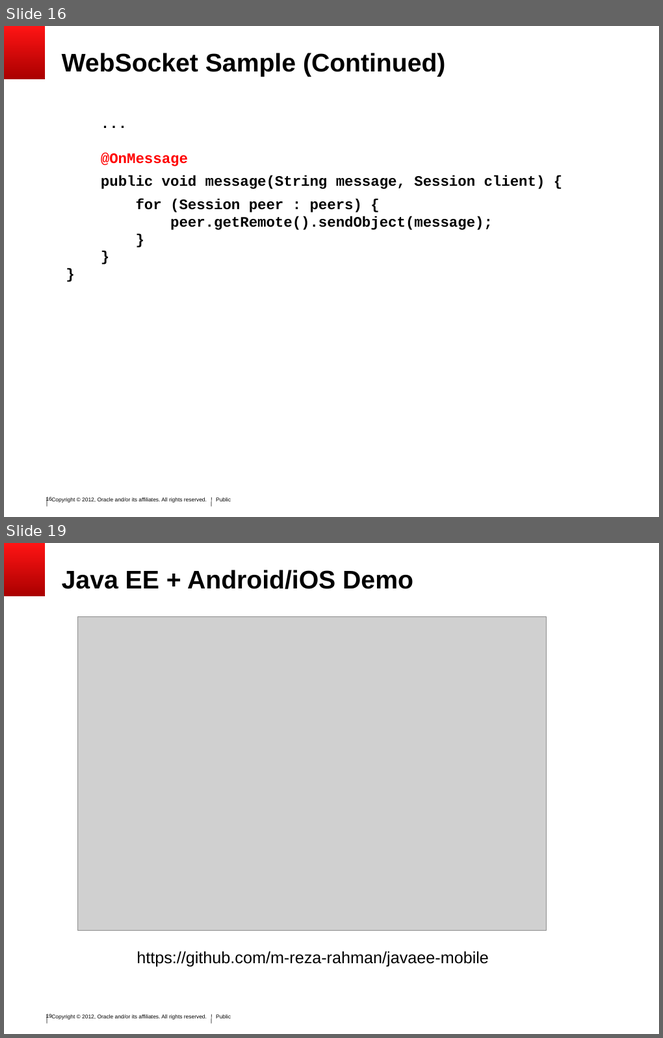
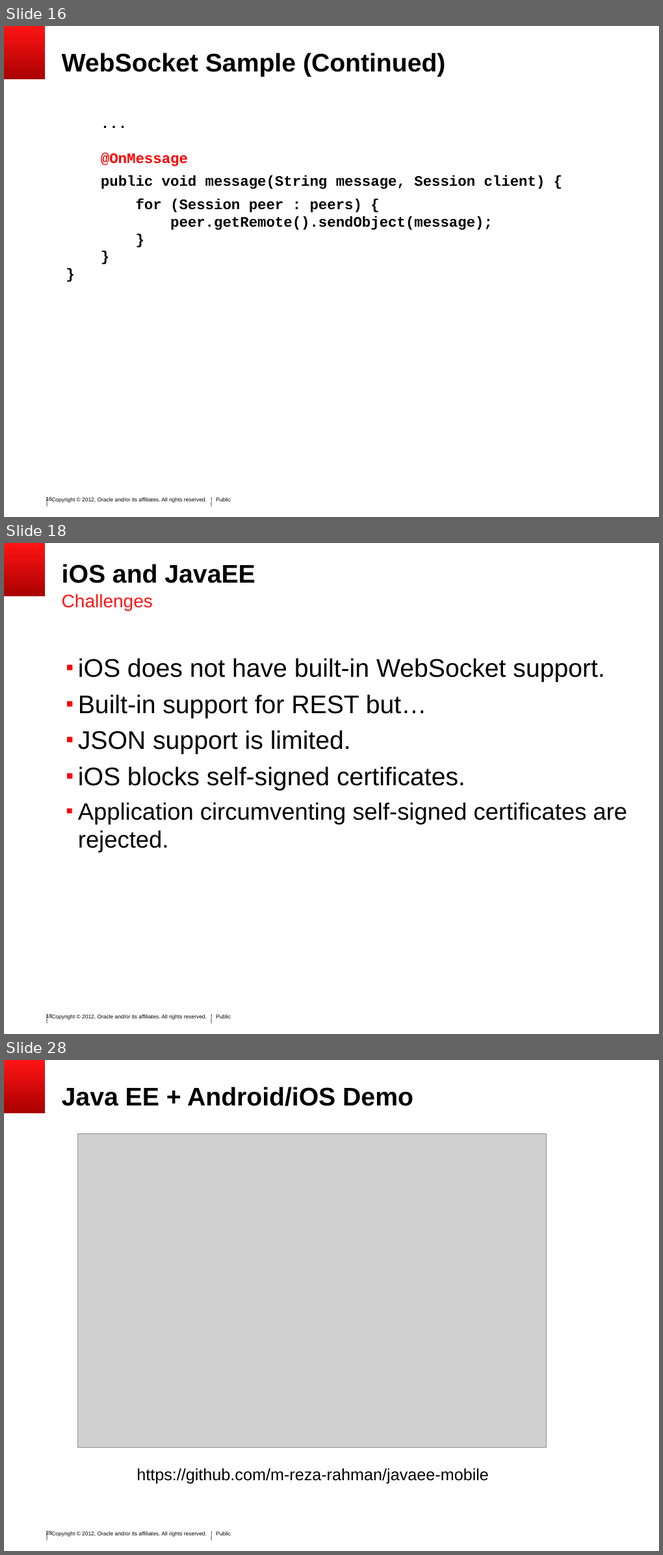
Before and after one commit to SoryBalde/javaee-mobile, a slide deck: javaee_mobile.ppt. Shown one above the other, each under a label of ours: slides 16 and 19 before the commit, slides 16, 18 and 28 after it; the slides between them are not shown. The pictures are 663x1038 and 663x1555 pixels, drawn with LibreOffice and Linux fonts; fonts in the diff are those of the drawing; grey boxes stand for pictures; background and template pictures are left out. Boxes give left, top, right and bottom in pixels: in the first picture for what was removed or moved away, otherwise in the second. Text is boxed around its words. In the diff, an @@ line names an element or a change of style, - is before the commit and + after.

```diff
--- a/javaee_mobile.ppt
+++ b/javaee_mobile.ppt
@@ slide 18 added at (4,543,659,1034), background #FFFFFF; not listed: 6 template elements that a slide beside it also shows @@
@@ title added at (62,564,255,583), 28 pt, text #000000, bold @@
+iOS and JavaEE
@@ text added at (62,594,153,611), 20 pt, text #FF1414 @@
+Challenges
@@ text added at (78,658,628,853), 28 pt, text #000000 @@
+▪ iOS does not have built-in WebSocket support.
+▪ Built-in support for REST but…
+▪ JSON support is limited.
+▪ iOS blocks self-signed certificates.
+▪ Application circumventing self-signed certificates are rejected.
@@ what was slide 19 is now slide 28 @@
@@ page number at (46,1531,52,1536): text changed @@
-19
+28
```
Also in this commit, not shown: 11 other slides added, 2 slides removed.
